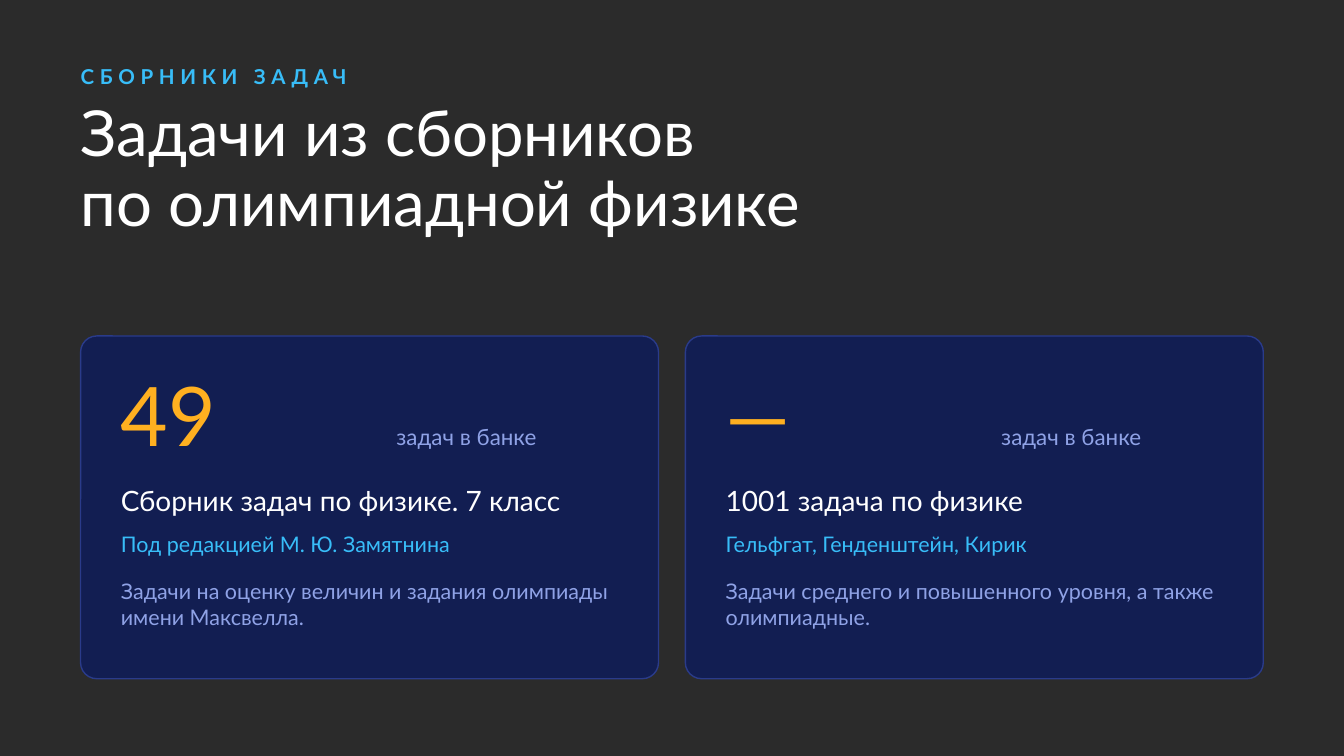
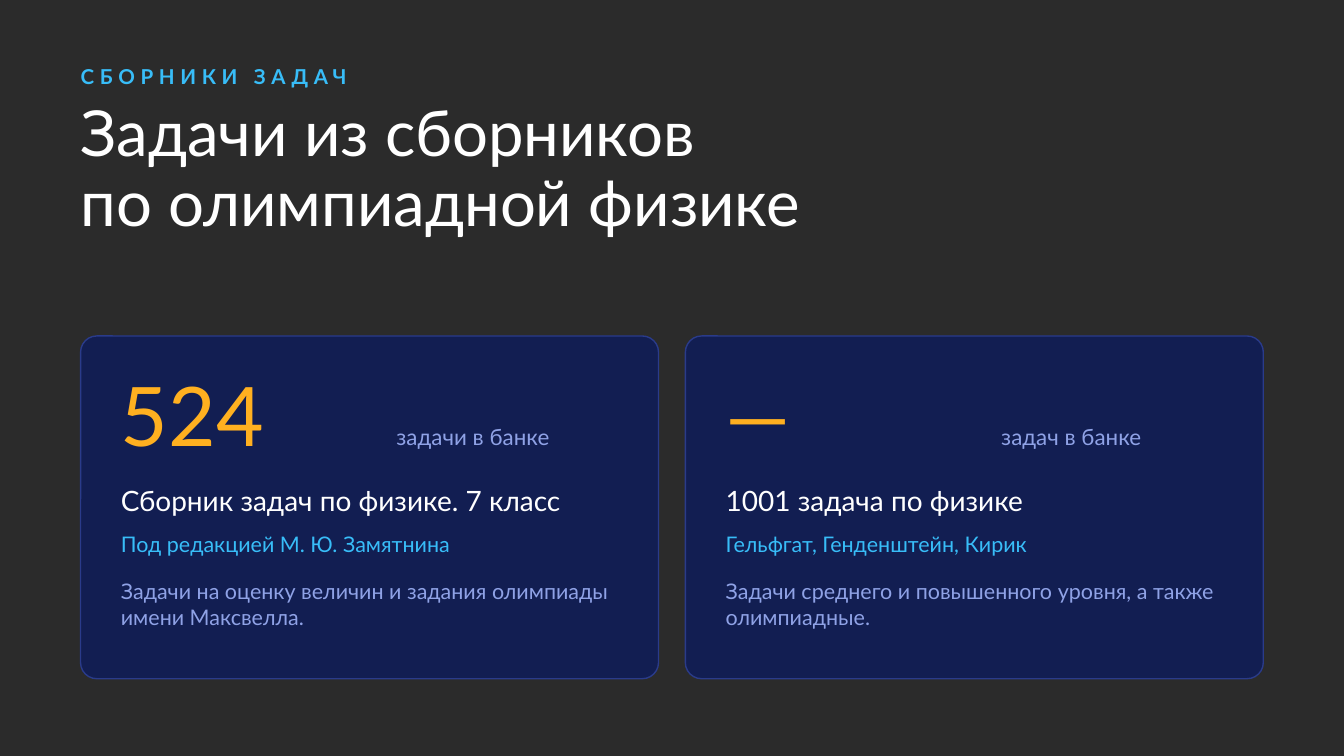
Before and after one commit to nagayevarsen/olymp-trainer, a slide deck: slide 4 of docs/handoff/olymp-trainer.pptx. Drawn at 1344x756 pixels with LibreOffice and Linux fonts; fonts in the diff are those of the drawing; background and template pictures are left out; a plain dark background stands for a picture behind light text. Boxes give left, top, right and bottom in pixels: in the first picture for what was removed or moved away, otherwise in the second. Text is boxed around its words. In the diff, an @@ line names an element or a change of style, - is before the commit and + after.

Commit message:
Презентация: убрана строка про 31 задачу, числа обновлены

```diff
--- a/docs/handoff/olymp-trainer.pptx
+++ b/docs/handoff/olymp-trainer.pptx
@@ text at [121, 386, 264, 447]: text changed @@
-49
+524
@@ text at [396, 429, 550, 449]: text changed @@
-задач в банке
+задачи в банке
```
Also in this commit, not shown: 2 other slides changed.
